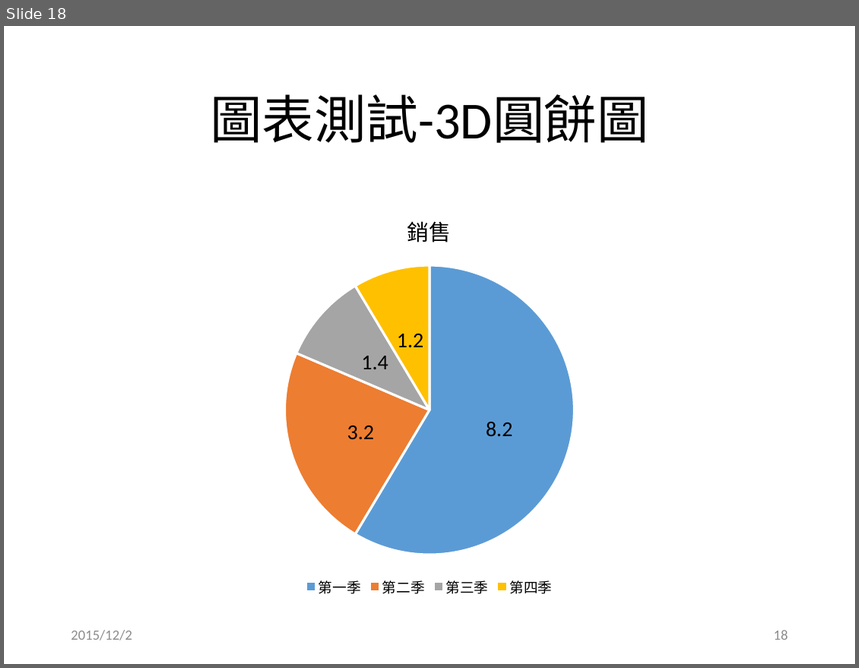
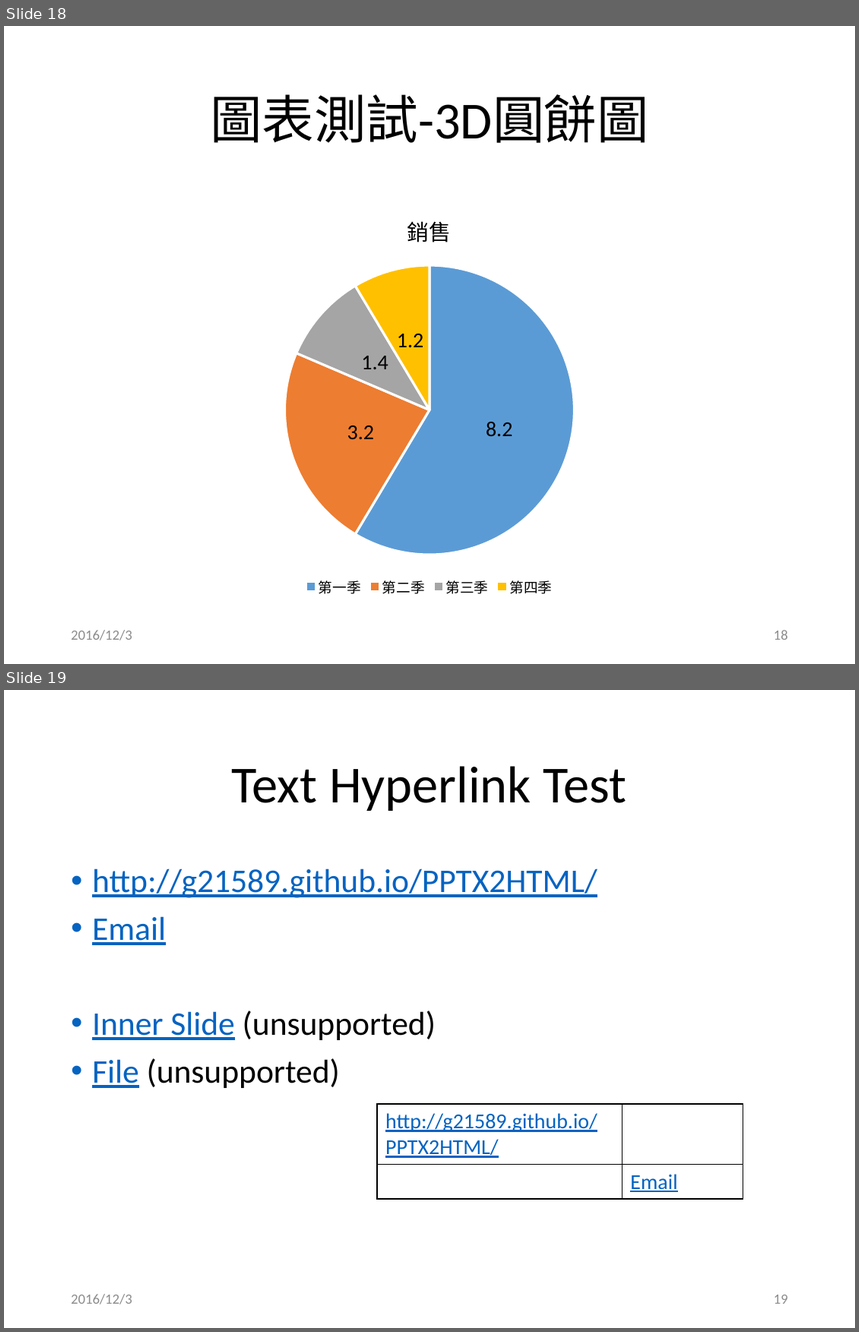
Before and after one commit to g21589/PPTX2HTML, a slide deck: files/test.pptx. Shown one above the other, each under a label of ours: slide 18 before the commit, slides 18 and 19 after it. The pictures are 859x668 and 859x1332 pixels, drawn with LibreOffice and Linux fonts; fonts in the diff are those of the drawing. Boxes give left, top, right and bottom in pixels: in the first picture for what was removed or moved away, otherwise in the second. Text is boxed around its words. In the diff, an @@ line names an element or a change of style, - is before the commit and + after.

Commit message:
Support basic text hyperlink, close #4
Support basic text hyperlink

```diff
--- a/files/test.pptx
+++ b/files/test.pptx
@@ slide 19 added at (4,690,855,1328), background #FFFFFF @@
@@ title added at (232,766,626,811), 44 pt, text #000000 @@
+Text Hyperlink Test
@@ text added at (92,869,598,1088), 28 pt, text #0563C1, underline @@
+• http://g21589.github.io/PPTX2HTML/
+• Email
+• Inner Slide (unsupported)
+• File (unsupported)
@@ table added at (377,1104,743,1199), 2 rows, 2 columns @@
+http://g21589.github.io/PPTX2HTML/ | 
+ | Email
@@ text added at (71,1294,132,1305), 12 pt, text #8C8C8C @@
+2016/12/3
@@ page number added at (774,1295,788,1304), 12 pt, text #8C8C8C @@
+19
@@ slide 18 changed as well @@
@@ text at (71,630,132,641): text changed @@
-2015/12/2
+2016/12/3
```
Also in this commit, not shown: 16 other slides changed, 2 other files.
